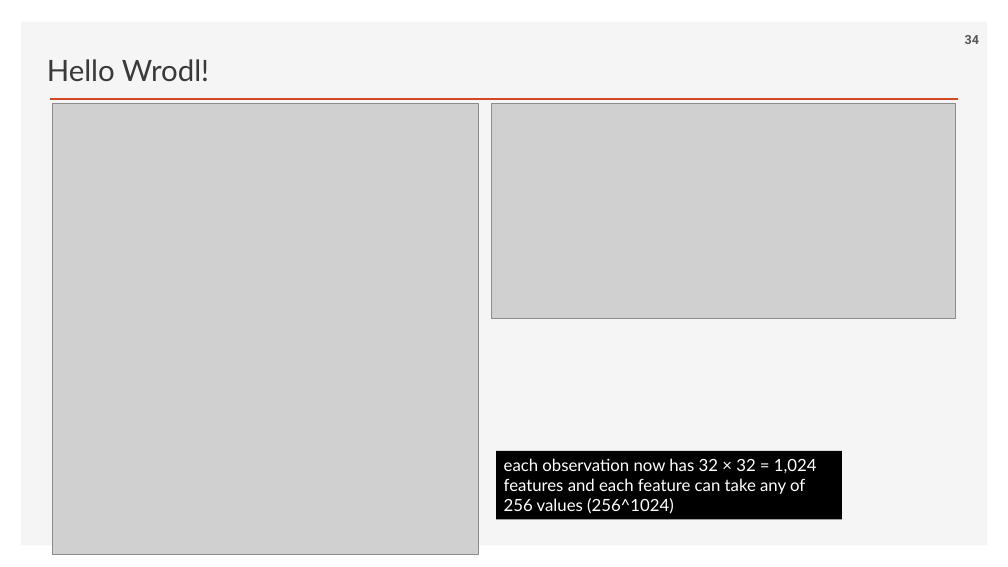
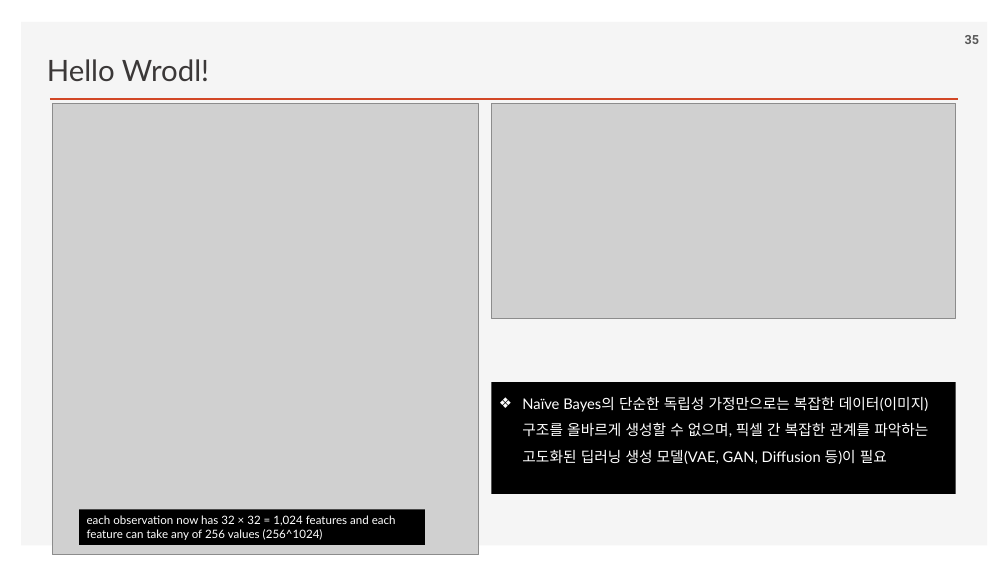
Before and after one commit to ancestor9/2026_Fall_Generative-Deep-Learning, a slide deck: slide 35 of Chapter 01 Generative Deep Learning.pptx (slide 34 before the commit). Drawn at 1008x567 pixels with LibreOffice and Linux fonts; fonts in the diff are those of the drawing; grey boxes stand for pictures; background and template pictures are left out. Boxes give left, top, right and bottom in pixels: in the first picture for what was removed or moved away, otherwise in the second. Text is boxed around its words. In the diff, an @@ line names an element or a change of style, - is before the commit and + after.

```diff
--- a/Chapter 01 Generative Deep Learning.pptx
+++ b/Chapter 01 Generative Deep Learning.pptx
@@ page number at (965, 35, 979, 44): text changed @@
-34
+35
@@ rectangle added at (492, 382, 956, 494), fill #000000, 14 pt, text #FFFFFF @@
+❖ Naïve Bayes의 단순한 독립성 가정만으로는 복잡한 데이터(이미지) 구조를 올바르게 생성할 수 없으며, 픽셀 간 복잡한 관계를 파악하는 고도화된 딥러닝 생성 모델(VAE, GAN, Diffusion 등)이 필요
@@ rectangle "each observation now has 32 ...": place and size @@
-rectangle "each observation now has 32 ..." at (496, 451, 842, 520)
+rectangle "each observation now has 32 ..." at (79, 510, 425, 545)
@@ rectangle "each observation now has 32 ..." at (79, 510, 425, 545): size 16 to 11 pt @@
```
Also in this commit, not shown: 2 other slides changed, 1 slide added.
